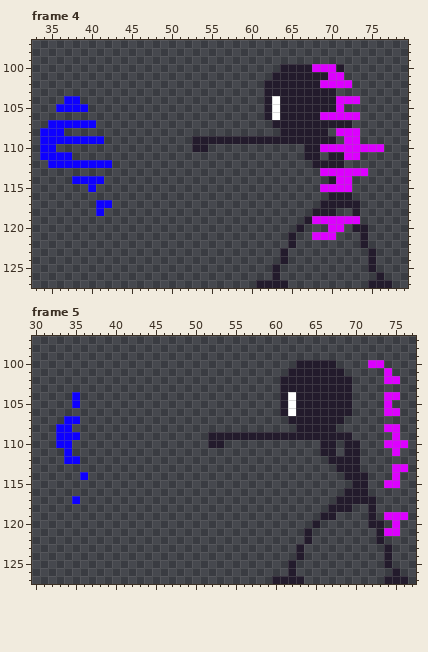
Edited in one commit: pixel-art file (Assets/Sprites/the new-melee.aseprite). The first picture shows the starting point.
128x128 pixels, 20 frames. Shown: frame 4: x 33..79, y 97..127; frame 5: x 30..77, y 97..127. The commit also changed other frames, which this record leaves out.
After:
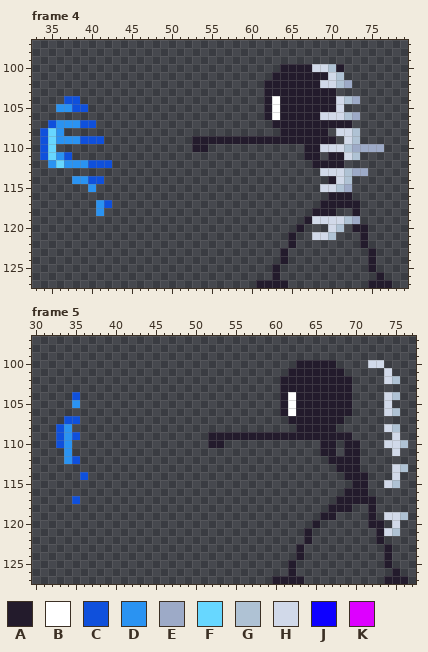
Palette (. is transparent): A #231b2c  B #ffffff  C #0f50dc  D #2a93f2  E #9daac7  F #67d7ff  G #afc2d4  H #d1d9e9  J #0e00ff  K #dd00ff
Commit: melee animation completed heehehehehe
Change:
layer "Layer 2" now hidden
layer "Layer 3" now hidden
layer "Layer 2 Copy" added
layer "Layer 3 Copy" added
Frame 4, layers "Layer 3 Copy", "Layer 2 Copy":
The author changed colour J to colour C in row 104 at x 37 to 38; in row 105 at x 38 to 39; in row 107 at x 35 and 39 to 40; in row 108 at x 34; in row 109 at x 34 and 39 to 41; in row 110 at x 34.
The author changed colour J to colour C in row 111 at x 34 and 37; in row 112 at x 40 to 42; in row 114 at x 40 to 41; in row 117 at x 42.
The author changed colour J to colour D in row 105 at x 36 to 37; in row 107 at x 36 to 38; in row 108 at x 36; in row 109 at x 36 to 38; in row 111 at x 36; in row 112 at x 35 and 37 to 39.
The author changed colour J to colour D in row 114 at x 38 to 39; in row 115 at x 40; in rows 117 to 118 at x 41.
The author changed colour K to colour E in row 102 at x 72; in row 104 at x 73; in row 106 at x 73; in row 110 at x 73 to 76; in row 113 at x 73 to 74; in row 115 at x 72.
The author changed colour K to colour E in row 119 at x 73.
The author changed colour J to colour F in rows 108 to 111 at x 35; in row 112 at x 36.
The author changed colour K to colour G in row 100 at x 70; in rows 101 to 102 at x 71; in row 104 at x 72; in row 106 at x 72; in rows 108 to 109 at x 73; in row 110 at x 72.
The author changed colour K to colour G in row 111 at x 73; in rows 113 to 114 at x 72; in row 115 at x 71; in row 119 at x 72; in row 120 at x 71; in row 121 at x 70.
The author changed colour K to colour H in row 100 at x 68 to 69; in row 101 at x 70; in row 102 at x 69 to 70; in rows 104 to 105 at x 71; in row 106 at x 69 to 71; in row 108 at x 71 to 72.
The author changed colour K to colour H in row 109 at x 72; in row 110 at x 69 to 71; in row 111 at x 72; in row 113 at x 69 to 71; in row 114 at x 71; in row 115 at x 69 to 70.
The author changed colour K to colour H in row 119 at x 68 to 71; in row 120 at x 70; in row 121 at x 68 to 69.
Frame 5, layers "Layer 3 Copy", "Layer 2 Copy":
The author changed colour J to colour C in row 104 at x 35; in row 107 at x 34 to 35; in row 108 at x 33; in row 109 at x 33 and 35; in row 110 at x 33; in row 112 at x 35.
The author changed colour J to colour C in row 114 at x 36; in row 117 at x 35.
The author changed colour J to colour D in row 105 at x 35; in rows 108 to 112 at x 34.
The author changed colour K to colour G in row 102 at x 75; in row 104 at x 75; in row 106 at x 75; in row 108 at x 75; in row 110 at x 76; in row 113 at x 76.
The author changed colour K to colour G in row 115 at x 75; in row 119 at x 76; in row 121 at x 75.
The author changed colour K to colour H in row 100 at x 72 to 73; in rows 101 to 102 at x 74; in rows 104 to 106 at x 74; in row 108 at x 74; in row 109 at x 75; in row 110 at x 74 to 75.
The author changed colour K to colour H in row 111 at x 75; in rows 113 to 114 at x 75; in row 115 at x 74; in row 119 at x 74 to 75; in row 120 at x 75; in row 121 at x 74.
Where, in picture pixels (left, top, right, bottom), the same in both pictures:
changed: (312, 64, 384, 240)
changed: (40, 96, 112, 216)
changed: (368, 360, 408, 536)
changed: (56, 392, 88, 504)
